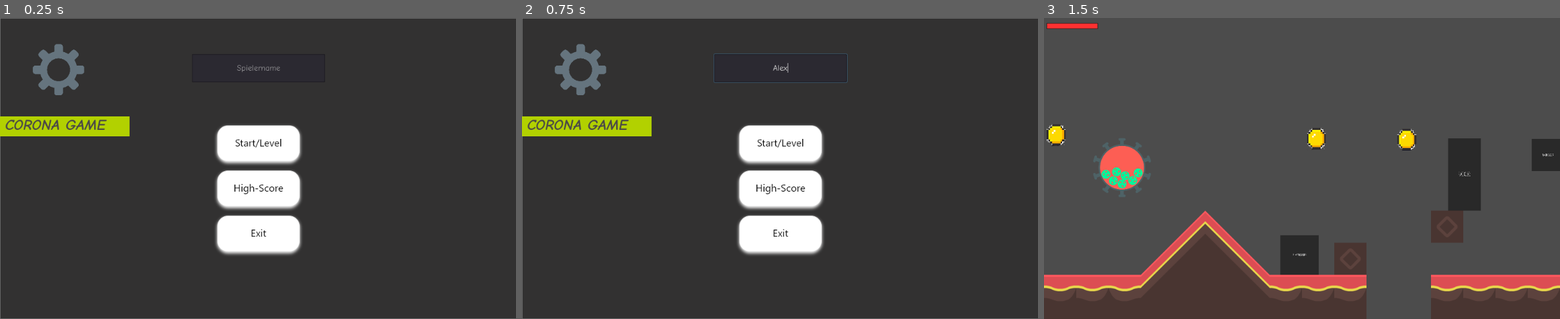
Above: before the commit, frames 1-3 (left to right).
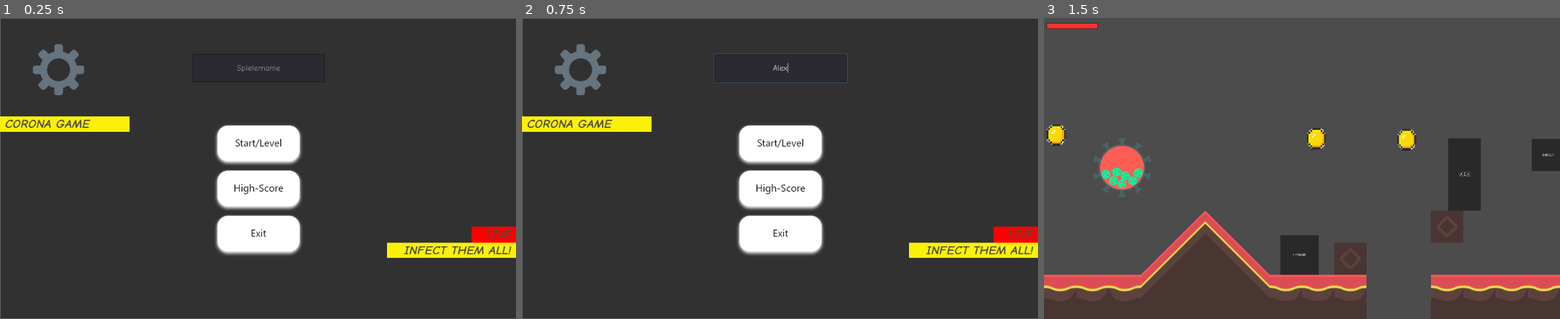
Above: after the commit, the same moments.

Repository: INF19IT2/2d-Jump-n-Run-SE
Game: Godot game, scene res://Scenes/MainScene/MainScene.tscn
The game is run twice, just before and just after one commit, with the same random seed, the same clock (stepped at 60 frames per second) and the same inputs. The engine's default icon, where the game draws it, is replaced by a stand-in: a white triangle on a blue panel in a dark square.
Inputs (mouse positions are in pixels of both pictures, inside the frame that each line leads up to):
- Up to frame 1 (0.25 s): no input
- Up to frame 2 (0.75 s): click (780, 69) at 0.52 s; type "Alex" at 0.6 s
- Up to frame 3 (1.5 s): click (1302, 144) at 1.25 s

The runs differ from the first frame. In frame 1, 3.3% of the frame differs, in the area x 0-100%, y 32-80%; in frame 2, 3.3%; in frame 3, nothing differs.

Commit message:
Adjusted the Main-Menu to the Mockup

Diff:
--- a/2d-Jump-n-Run-SE/Scenes/MainScene/MainScene.tscn
+++ b/2d-Jump-n-Run-SE/Scenes/MainScene/MainScene.tscn
@@ -21,11 +21,12 @@
 
 [sub_resource type="StyleBoxFlat" id=3]
 content_margin_left = 10.0
-bg_color = Color( 0.701961, 0.823529, 0, 1 )
+content_margin_right = 10.0
+bg_color = Color( 0.984314, 0.94902, 0.0313726, 1 )
 expand_margin_left = 10.0
 
 [sub_resource type="DynamicFont" id=6]
-size = 30
+size = 25
 font_data = ExtResource( 10 )
 
 [sub_resource type="DynamicFont" id=7]
@@ -36,6 +37,10 @@
 
 [sub_resource type="DynamicFont" id=5]
 font_data = ExtResource( 8 )
+
+[sub_resource type="StyleBoxFlat" id=8]
+content_margin_right = 10.0
+bg_color = Color( 1, 0, 0, 1 )
 
 [node name="MainScene" type="TextureRect"]
 anchor_right = 1.0
@@ -125,10 +130,10 @@
 "_edit_use_anchors_": false
 }
 
-[node name="RichTextLabel" type="RichTextLabel" parent="."]
+[node name="GAMELabel" type="RichTextLabel" parent="."]
 margin_top = 196.0
 margin_right = 257.0
-margin_bottom = 236.0
+margin_bottom = 227.0
 custom_styles/normal = SubResource( 3 )
 custom_fonts/bold_italics_font = SubResource( 6 )
 custom_fonts/italics_font = SubResource( 7 )
@@ -138,6 +143,44 @@
 bbcode_enabled = true
 bbcode_text = "[b][i]CORONA GAME[/i][/b]"
 text = "CORONA GAME"
+fit_content_height = true
+__meta__ = {
+"_edit_use_anchors_": false
+}
+
+[node name="INFECTLabel" type="RichTextLabel" parent="."]
+margin_left = 768.0
+margin_top = 448.0
+margin_right = 1025.0
+margin_bottom = 478.0
+custom_styles/normal = SubResource( 3 )
+custom_fonts/bold_italics_font = SubResource( 6 )
+custom_fonts/italics_font = SubResource( 7 )
+custom_fonts/bold_font = SubResource( 4 )
+custom_fonts/normal_font = SubResource( 5 )
+custom_colors/default_color = Color( 0.294118, 0.286275, 0.286275, 1 )
+bbcode_enabled = true
+bbcode_text = "[right][b][i]INFECT THEM ALL![/i][/b][right]"
+text = "INFECT THEM ALL!"
+scroll_active = false
+__meta__ = {
+"_edit_use_anchors_": false
+}
+
+[node name="LiveLabel" type="RichTextLabel" parent="."]
+margin_left = 936.0
+margin_top = 416.0
+margin_right = 1025.0
+margin_bottom = 448.0
+custom_styles/normal = SubResource( 8 )
+custom_fonts/bold_italics_font = SubResource( 6 )
+custom_fonts/italics_font = SubResource( 7 )
+custom_fonts/bold_font = SubResource( 4 )
+custom_fonts/normal_font = SubResource( 5 )
+custom_colors/default_color = Color( 0.294118, 0.286275, 0.286275, 1 )
+bbcode_enabled = true
+bbcode_text = "[right][b][i]LIVE[/i][/b][/right]"
+text = "LIVE"
 __meta__ = {
 "_edit_use_anchors_": false
 }
Not shown: 1 places in 2d-Jump-n-Run-SE/Scenes/MainScene/MainScene.tscn that only renumber resources
